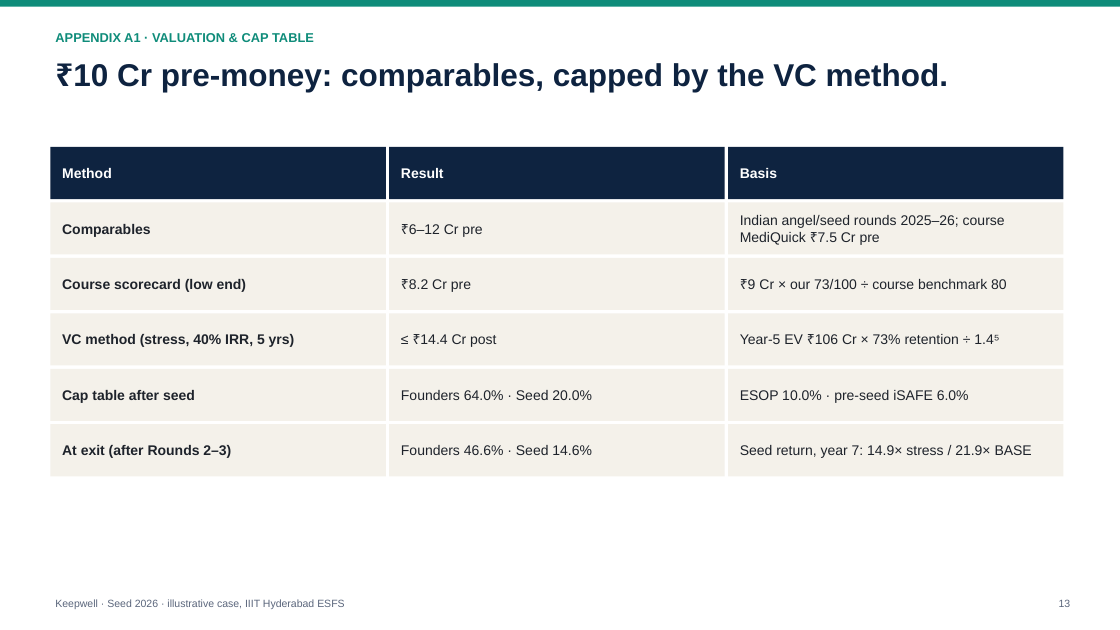
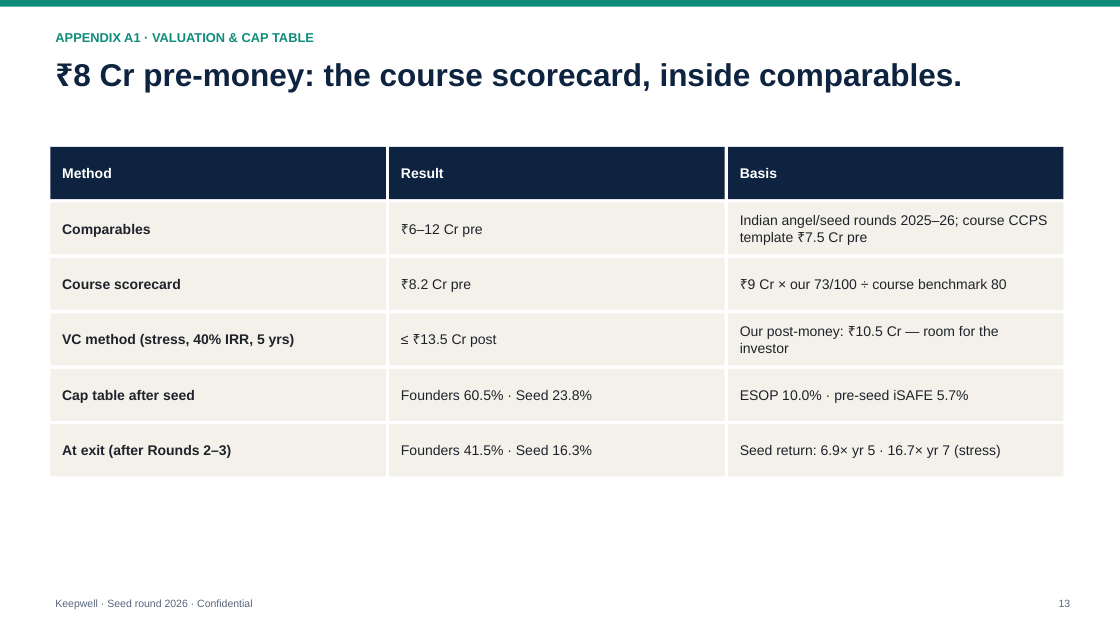
Before and after one commit to PrathyushaKalluri/keepwell, a slide deck: slide 13 of pitch_v2/deck/Keepwell_Seed_Deck.pptx. Drawn at 1120x630 pixels with LibreOffice and Linux fonts; fonts in the diff are those of the drawing. Boxes give left, top, right and bottom in pixels: in the first picture for what was removed or moved away, otherwise in the second. Text is boxed around its words. In the diff, an @@ line names an element or a change of style, - is before the commit and + after.

```diff
--- a/pitch_v2/deck/Keepwell_Seed_Deck.pptx
+++ b/pitch_v2/deck/Keepwell_Seed_Deck.pptx
@@ text at (73,63,962,92): text changed @@
-₹10 Cr pre-money: comparables, capped by the VC method.
+₹8 Cr pre-money: the course scorecard, inside comparables.
@@ text at (740,215,1048,245): text changed @@
-Indian angel/seed rounds 2025–26; course MediQuick ₹7.5 Cr pre
+Indian angel/seed rounds 2025–26; course CCPS template ₹7.5 Cr pre
@@ text at (62,279,181,289): text changed @@
-Course scorecard (low end)
+Course scorecard
@@ text at (740,326,998,353): text changed @@
-Year-5 EV ₹106 Cr × 73% retention ÷ 1.4⁵
+Our post-money: ₹10.5 Cr — room for the investor
@@ text at (420,334,496,347): text changed @@
-≤ ₹14.4 Cr post
+≤ ₹13.5 Cr post
@@ text at (401,390,592,400): text changed @@
-Founders 64.0% · Seed 20.0%
+Founders 60.5% · Seed 23.8%
@@ text at (740,390,969,403): text changed @@
-ESOP 10.0% · pre-seed iSAFE 6.0%
+ESOP 10.0% · pre-seed iSAFE 5.7%
@@ text at (401,445,592,455): text changed @@
-Founders 46.6% · Seed 14.6%
+Founders 41.5% · Seed 16.3%
@@ text at (740,445,1001,458): text changed @@
-Seed return, year 7: 14.9× stress / 21.9× BASE
+Seed return: 6.9× yr 5 · 16.7× yr 7 (stress)
@@ text at (55,599,252,609): text changed @@
-Keepwell · Seed 2026 · illustrative case, IIIT Hyderabad ESFS
+Keepwell · Seed round 2026 · Confidential
```
Also in this commit, not shown: 14 other slides changed, 46 other files.
